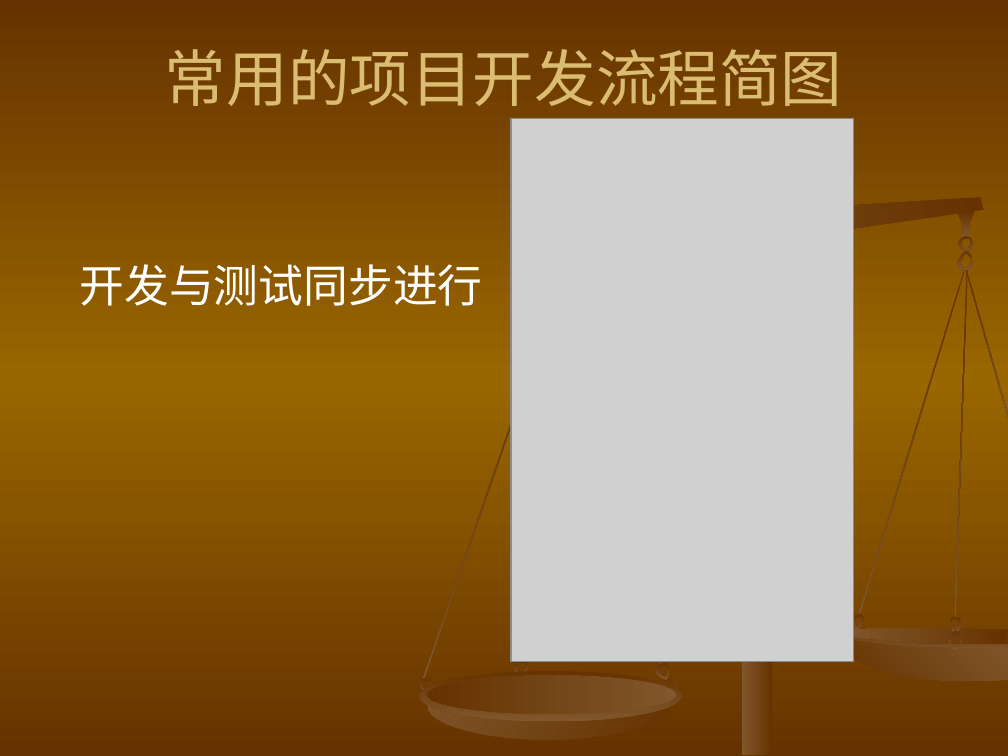
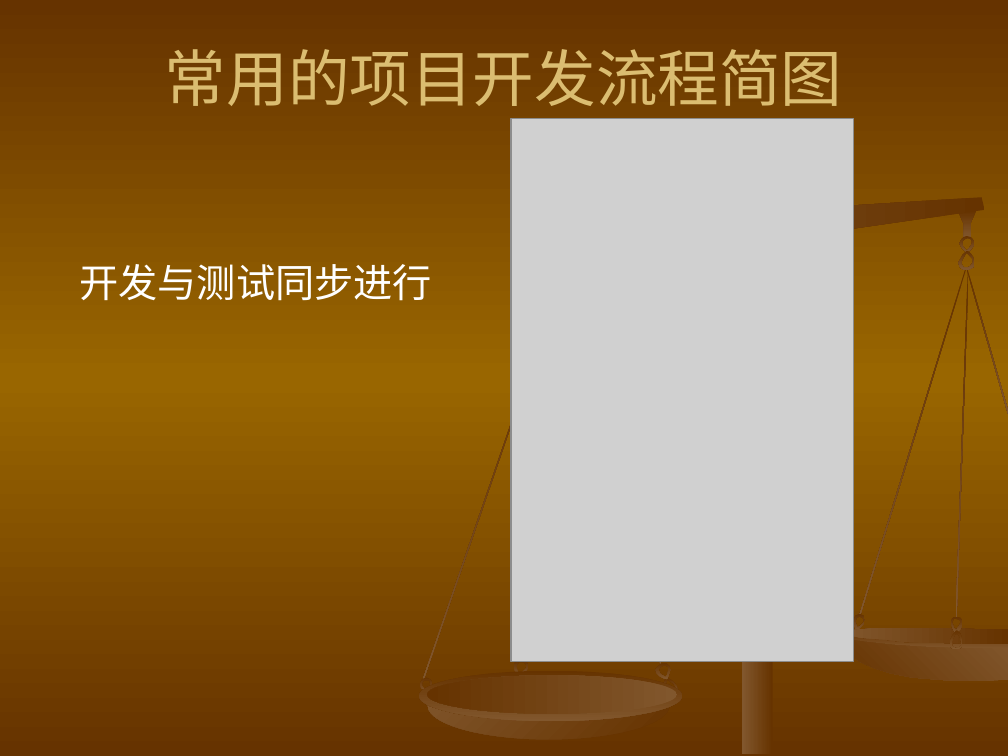
Before and after one commit to googlecode-mirror/myopensources, a slide deck: slide 4 of planing/ppt/项目开发总结.ppt. Drawn at 1008x756 pixels with LibreOffice and Linux fonts; fonts in the diff are those of the drawing; grey boxes stand for pictures. Boxes give left, top, right and bottom in pixels: in the first picture for what was removed or moved away, otherwise in the second. Text is boxed around its words. In the diff, an @@ line names an element or a change of style, - is before the commit and + after.

```diff
--- a/planing/ppt/项目开发总结.ppt
+++ b/planing/ppt/项目开发总结.ppt
@@ freeform shape at [528, 198, 985, 275]: outline redrawn @@
@@ text "开发与测试同步进行" at [79, 264, 431, 301]: size 32 to 28 pt @@
@@ freeform shape at [959, 251, 975, 270]: outline redrawn @@
```
Also in this commit, not shown: 11 other slides changed.
